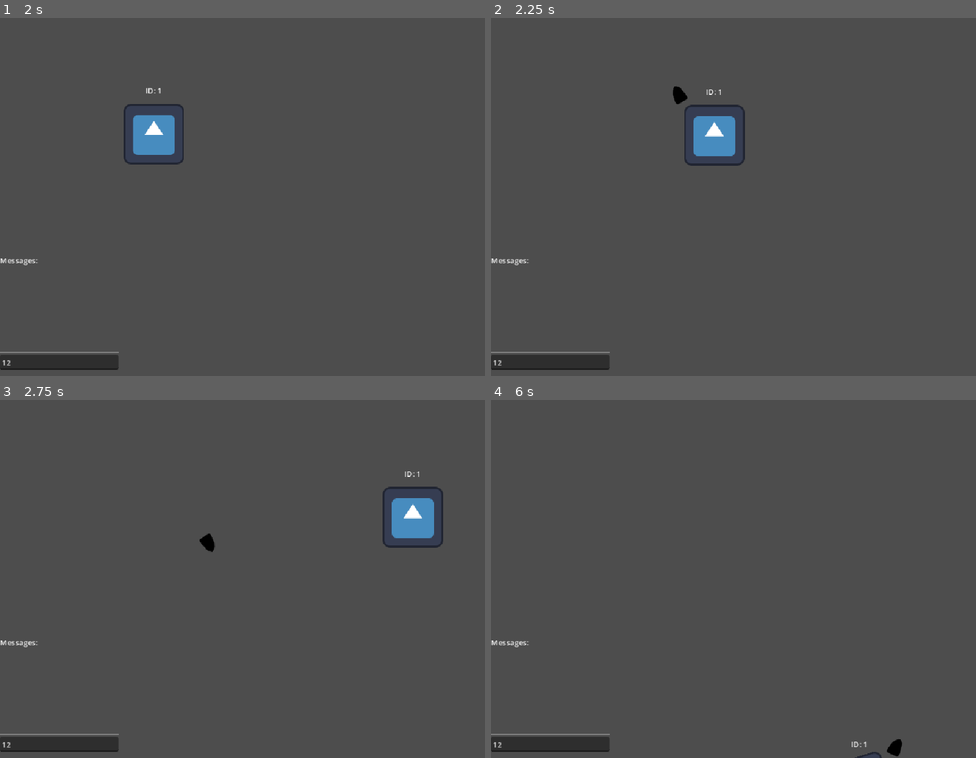
Above: before the commit, frames 1-4 (two rows, left to right).
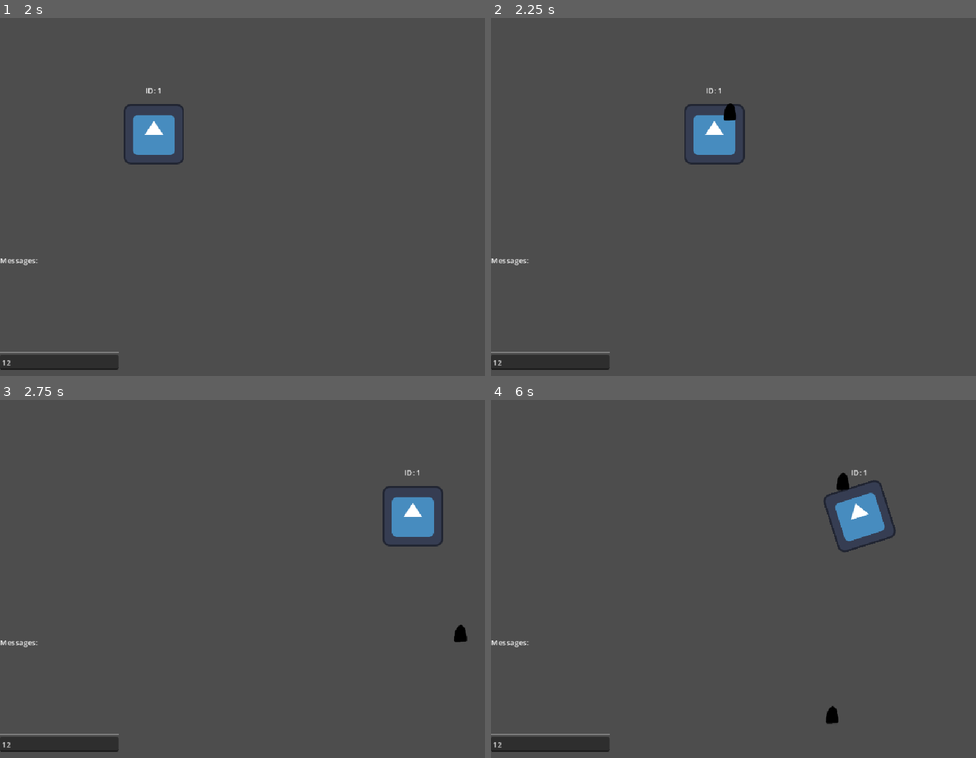
Above: after the commit, the same moments.

Repository: ssebs/multiplayer-poc-godot
Game: Godot game, scene res://scenes/game_root.tscn
The game is run twice, just before and just after one commit, with the same random seed, the same clock (stepped at 60 frames per second) and the same inputs. The engine's default icon, where the game draws it, is replaced by a stand-in: a white triangle on a blue panel in a dark square.
Inputs (mouse positions are in pixels of both pictures, inside the frame that each line leads up to):
- Up to frame 1 (2 s): click (58, 361) at 0.52 s; type "12" at 0.6 s; click "Host Game" at 1.25 s
- Up to frame 2 (2.25 s): tap Enter at 2 s; move the mouse to (840, 175) at 2.02 s; hold D (move_right) from 2.03 s (still down); tap Space (shoot) at 2.1 s
- Up to frame 3 (2.75 s): keep holding D (move_right)
- Up to frame 4 (6 s): move the mouse to (636, 593) at 2.77 s; release D (move_right) at 2.78 s; hold S (move_down) 2.78-3.53 s; tap R (rotate) at 2.85, 5.1 s; tap Space (shoot) at 3.05, 3.6, 4.35, 5.3, 5.85 s; move the mouse to (782, 496) at 3.52 s; hold D (move_right) 3.53-4.28 s; move the mouse to (709, 650) at 4.27 s; hold W (move_up) 4.28-5.03 s; move the mouse to (879, 629) at 5.02 s; hold A (move_left) from 5.03 s (still down); move the mouse to (588, 521) at 5.77 s

Frame 1 is identical in both runs. In frame 2, 0.4% of the frame differs, in the area x 37-53%, y 19-42%; in frame 3, 0.5%; in frame 4, 1.6%, in the area x 68-85%, y 19-100%.

Commit message:
aim twd mouse

Diff:
--- a/project.godot
+++ b/project.godot
@@ -65,6 +65,7 @@
 "deadzone": 0.2,
 "events": [Object(InputEventKey,"resource_local_to_scene":false,"resource_name":"","device":-1,"window_id":0,"alt_press …(191 unchanged characters)…
 , Object(InputEventJoypadButton,"resource_local_to_scene":false,"resource_name":"","device":-1,"button_index":0,"pressure":0.0,"pressed":false,"script":null)
+, Object(InputEventMouseButton,"resource_local_to_scene":false,"resource_name":"","device":-1,"window_id":0,"alt_pressed":false,"shift_pressed":false,"ctrl_pressed":false,"meta_pressed":false,"button_mask":0,"position":Vector2(0, 0),"global_position":Vector2(0, 0),"factor":1.0,"button_index":1,"canceled":false,"pressed":false,"double_click":false,"script":null)
 ]
 }
 chat={
@@ -72,3 +73,7 @@
 "events": [Object(InputEventKey,"resource_local_to_scene":false,"resource_name":"","device":-1,"window_id":0,"alt_press …(195 unchanged characters)…
 ]
 }
+
+[layer_names]
+
+2d_physics/layer_2="enemy"
--- a/scenes/bullet.tscn
+++ b/scenes/bullet.tscn
@@ -8,6 +8,8 @@
 height = 42.0
 
 [node name="Bullet" type="RigidBody2D"]
+collision_layer = 2
+collision_mask = 2
 script = ExtResource("1_y25gk")
 
 [node name="Sprite2D" type="Sprite2D" parent="."]
--- a/scenes/enemy.tscn
+++ b/scenes/enemy.tscn
@@ -6,6 +6,8 @@
 size = Vector2(68, 68)
 
 [node name="Enemy" type="CharacterBody2D"]
+collision_layer = 3
+collision_mask = 2
 metadata/_edit_horizontal_guides_ = [-72.0]
 
 [node name="CollisionShape2D" type="CollisionShape2D" parent="."]
--- a/scenes/networked_player.tscn
+++ b/scenes/networked_player.tscn
@@ -17,6 +17,21 @@
 [sub_resource type="RectangleShape2D" id="RectangleShape2D_g4e3d"]
 size = Vector2(128, 128)
 
+[sub_resource type="Animation" id="Animation_a5xx7"]
+length = 0.001
+tracks/0/type = "value"
+tracks/0/imported = false
+tracks/0/enabled = true
+tracks/0/path = NodePath("Icon:rotation")
+tracks/0/interp = 1
+tracks/0/loop_wrap = true
+tracks/0/keys = {
+"times": PackedFloat32Array(0),
+"transitions": PackedFloat32Array(1),
+"update": 0,
+"values": [0.0]
+}
+
 [sub_resource type="Animation" id="Animation_b60ip"]
 resource_name = "rotate_360"
 tracks/0/type = "value"
@@ -30,21 +45,6 @@
 "transitions": PackedFloat32Array(1, 1),
 "update": 0,
 "values": [0.0, 6.2831855]
-}
-
-[sub_resource type="Animation" id="Animation_a5xx7"]
-length = 0.001
-tracks/0/type = "value"
-tracks/0/imported = false
-tracks/0/enabled = true
-tracks/0/path = NodePath("Icon:rotation")
-tracks/0/interp = 1
-tracks/0/loop_wrap = true
-tracks/0/keys = {
-"times": PackedFloat32Array(0),
-"transitions": PackedFloat32Array(1),
-"update": 0,
-"values": [0.0]
 }
 
 [sub_resource type="AnimationLibrary" id="AnimationLibrary_a5xx7"]
@@ -90,7 +90,7 @@
 
 [node name="BulletSpawnPos" type="Marker2D" parent="."]
 unique_name_in_owner = true
-position = Vector2(0, -75)
+position = Vector2(0, -80)
 
 [node name="AnimationPlayer" type="AnimationPlayer" parent="."]
 unique_name_in_owner = true
--- a/scripts/input_synchronizer.gd
+++ b/scripts/input_synchronizer.gd
@@ -14,16 +14,17 @@
     input_dir = Input.get_vector("move_left", "move_right", "move_up", "move_down")
 
     if Input.is_action_just_pressed("shoot"):
+        var mouse_position = get_viewport().get_mouse_position()
         # Call func on server
-        tell_clients_to_shoot_bullet.rpc_id(1)
+        tell_clients_to_shoot_bullet.rpc_id(1, mouse_position)
     if Input.is_action_just_pressed("rotate"):
         # Call func on server
         tell_clients_to_animate.rpc_id(1, multiplayer.get_unique_id())
 
 @rpc("any_peer", "call_local", "reliable")
-func tell_clients_to_shoot_bullet():
+func tell_clients_to_shoot_bullet(mouse_position: Vector2):
     if multiplayer.is_server():
-        player.shoot_bullet.rpc()
+        player.shoot_bullet.rpc(mouse_position)
 
 @rpc("any_peer", "call_local", "reliable")
 func tell_clients_to_animate(_id: int):
--- a/scripts/networked_player.gd
+++ b/scripts/networked_player.gd
@@ -21,10 +21,14 @@
 
 # Server must call this from input_synchronizer
 @rpc("call_local")
-func shoot_bullet():
+func shoot_bullet(mouse_position: Vector2):
     var bullet = bullet_scn.instantiate() as RigidBody2D
-    bullet.position = %BulletSpawnPos.position
-    add_child(bullet)
+    # bullet.global_position = %BulletSpawnPos.global_position
+    %BulletSpawnPos.add_child(bullet)
+
+    # Calculate direction from character position to mouse position
+    var direction = (mouse_position - global_position).normalized()
+    bullet.shoot_bullet(direction)
 
 # Server must call this from input_synchronizer
 @rpc("call_local")
